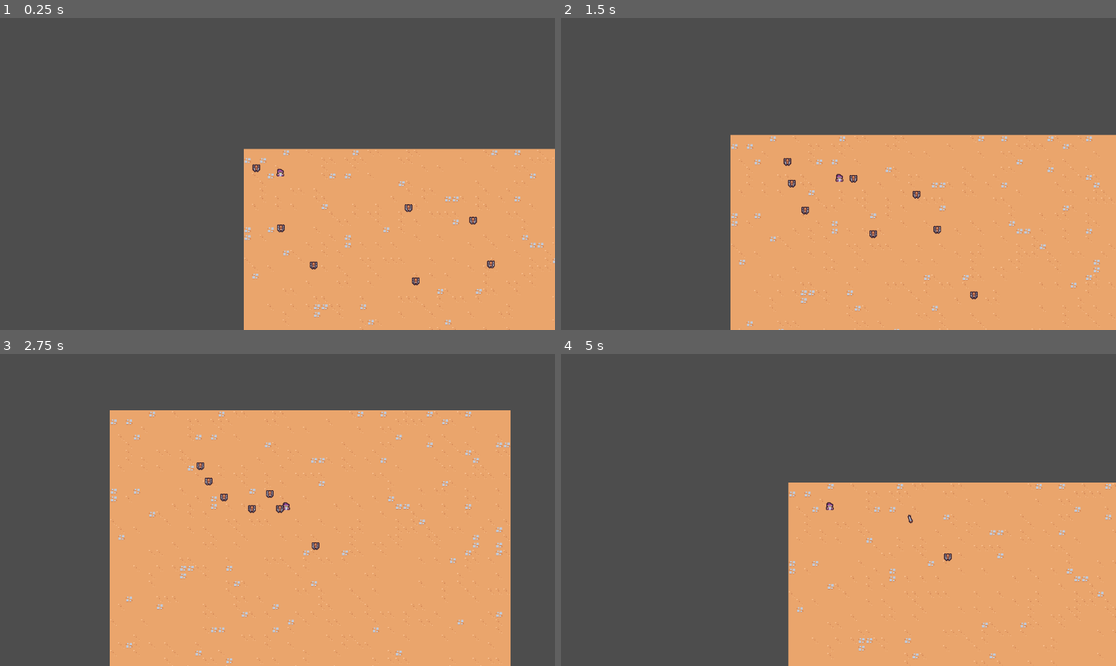
Above: before the commit, frames 1-4 (two rows, left to right).
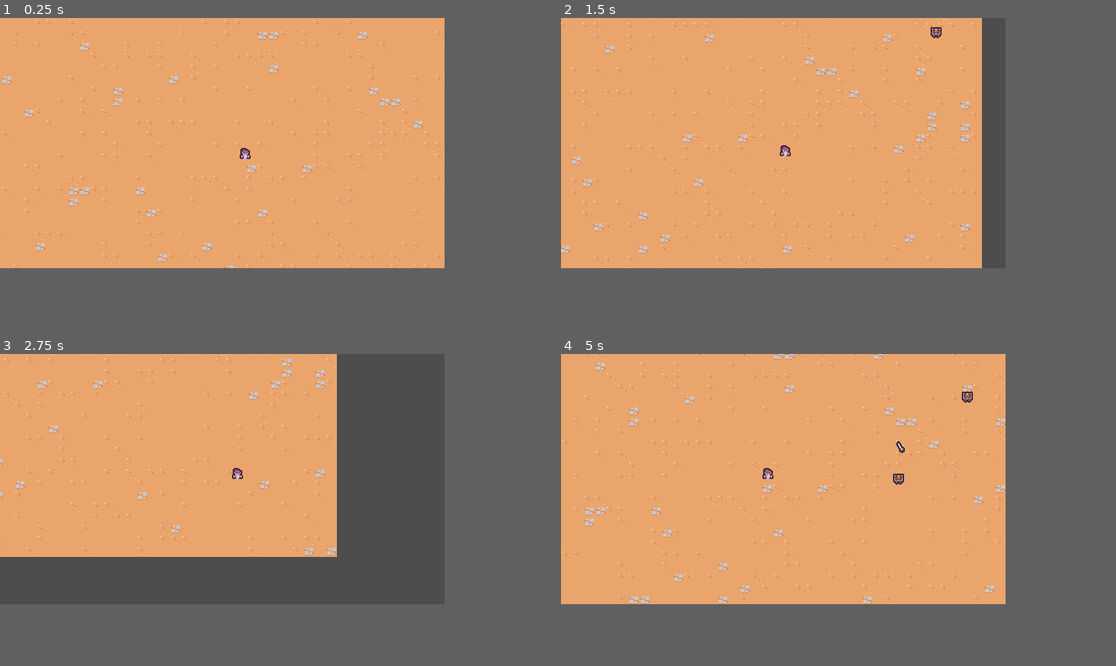
Above: after the commit, the same moments.

Repository: malefooo/godot-study
Game: Godot game, scene res://scenes/main/main.tscn
The game is run twice, just before and just after one commit, with the same random seed, the same clock (stepped at 60 frames per second) and the same inputs.
Inputs:
- Up to frame 1 (0.25 s): no input
- Up to frame 2 (1.5 s): hold D (move_right) 0.53-1.28 s; hold S (move_down) from 1.28 s (still down)
- Up to frame 3 (2.75 s): release S (move_down) at 2.03 s; hold D (move_right) from 2.03 s (still down)
- Up to frame 4 (5 s): release D (move_right) at 2.78 s; hold W (move_up) 2.78-3.53 s; hold A (move_left) from 3.53 s (still down)
In our replay, the window is 799x449 before the commit and 640x360 after it. These sizes can differ from the game's own. Grey fills any space a smaller window leaves; there, only what the larger window draws over its background counts as a difference.

The runs differ from the first frame. In frame 1, 69% of the frame differs, in the area x 0-100%, y 0-100%; in frame 2, 58%; in frame 3, 54%; in frame 4, 66%.

Commit message:
di shi san ci zuo ye

Diff:
--- a/project.godot
+++ b/project.godot
@@ -18,6 +18,11 @@
 [debug]
 
 gdscript/warnings/unused_parameter=0
+
+[display]
+
+window/size/viewport_width=640
+window/size/viewport_height=360
 
 [input]
 
--- a/scenes/main/main.tscn
+++ b/scenes/main/main.tscn
@@ -3,9 +3,13 @@
 [ext_resource type="PackedScene" uid="uid://pieuruq87yxm" path="res://scenes/player/player.tscn" id="1_gb6x4"]
 [ext_resource type="PackedScene" uid="uid://dfkxmjwl2qghy" path="res://scenes/game_camera/game_camera.tscn" id="1_hkf26"]
 [ext_resource type="TileSet" uid="uid://b5pbia1ogw0oh" path="res://resources/tileset.tres" id="1_n8ydk"]
-[ext_resource type="PackedScene" uid="uid://bh5yyox5bl7sd" path="res://scenes/basic_enemy/basic_enemy.tscn" id="4_fv18r"]
+[ext_resource type="PackedScene" uid="uid://vwgdoxcnp2bb" path="res://scenes/manager/enemy_manager.tscn" id="1_uooux"]
 
 [node name="main" type="Node"]
+
+[node name="EnemyManager" parent="." instance=ExtResource("1_uooux")]
+
+[node name="gameCamera" parent="." instance=ExtResource("1_hkf26")]
 
 [node name="TileMap" type="TileMap" parent="."]
 tile_set = ExtResource("1_n8ydk")
@@ -13,30 +17,4 @@
 layer_0/tile_data = PackedInt32Array(65539, 0, 4, 131075, 0, 4, 131076, 65536, 4, 131077, 0, 4, 131078, 0, 4, 196614, 0 …(27053 unchanged characters)…
 
 [node name="palyer" parent="." instance=ExtResource("1_gb6x4")]
-position = Vector2(76, 57)
-
-[node name="gameCamera" parent="." instance=ExtResource("1_hkf26")]
-
-[node name="BasicEnemy" parent="." instance=ExtResource("4_fv18r")]
-position = Vector2(8, 34)
-
-[node name="BasicEnemy2" parent="." instance=ExtResource("4_fv18r")]
-position = Vector2(530, 247)
-
-[node name="BasicEnemy3" parent="." instance=ExtResource("4_fv18r")]
-position = Vector2(594, 401)
-
-[node name="BasicEnemy4" parent="." instance=ExtResource("4_fv18r")]
-position = Vector2(372, 287)
-
-[node name="BasicEnemy5" parent="." instance=ExtResource("4_fv18r")]
-position = Vector2(77, 184)
-
-[node name="BasicEnemy6" parent="." instance=ExtResource("4_fv18r")]
-position = Vector2(360, 127)
-
-[node name="BasicEnemy7" parent="." instance=ExtResource("4_fv18r")]
-position = Vector2(494, 153)
-
-[node name="BasicEnemy8" parent="." instance=ExtResource("4_fv18r")]
-position = Vector2(151, 260)
+position = Vector2(399, 282)
--- /dev/null
+++ b/scenes/manager/enemy_manager.gd
@@ -0,0 +1,22 @@
+extends Node
+
+const  SPAWN_RADIUS = 350
+
+@export var basic_enemy_scene: PackedScene
+
+
+func _ready():
+	$Timer.timeout.connect(on_timer_timeout)
+
+
+func on_timer_timeout():
+	var player = get_tree().get_first_node_in_group("player") as Node2D
+	if player == null:
+		return
+
+	var random_direction = Vector2.RIGHT.rotated(randf_range(0, TAU))
+	var spawn_position = player.global_position + (random_direction * SPAWN_RADIUS)
+
+	var enemy = basic_enemy_scene.instantiate() as Node2D
+	get_parent().add_child(enemy)
+	enemy.global_position = spawn_position
--- /dev/null
+++ b/scenes/manager/enemy_manager.tscn
@@ -0,0 +1,11 @@
+[gd_scene load_steps=3 format=3 uid="uid://vwgdoxcnp2bb"]
+
+[ext_resource type="Script" path="res://scenes/manager/enemy_manager.gd" id="1_gsw2o"]
+[ext_resource type="PackedScene" uid="uid://bh5yyox5bl7sd" path="res://scenes/basic_enemy/basic_enemy.tscn" id="2_ja5si"]
+
+[node name="EnemyManager" type="Node"]
+script = ExtResource("1_gsw2o")
+basic_enemy_scene = ExtResource("2_ja5si")
+
+[node name="Timer" type="Timer" parent="."]
+autostart = true
